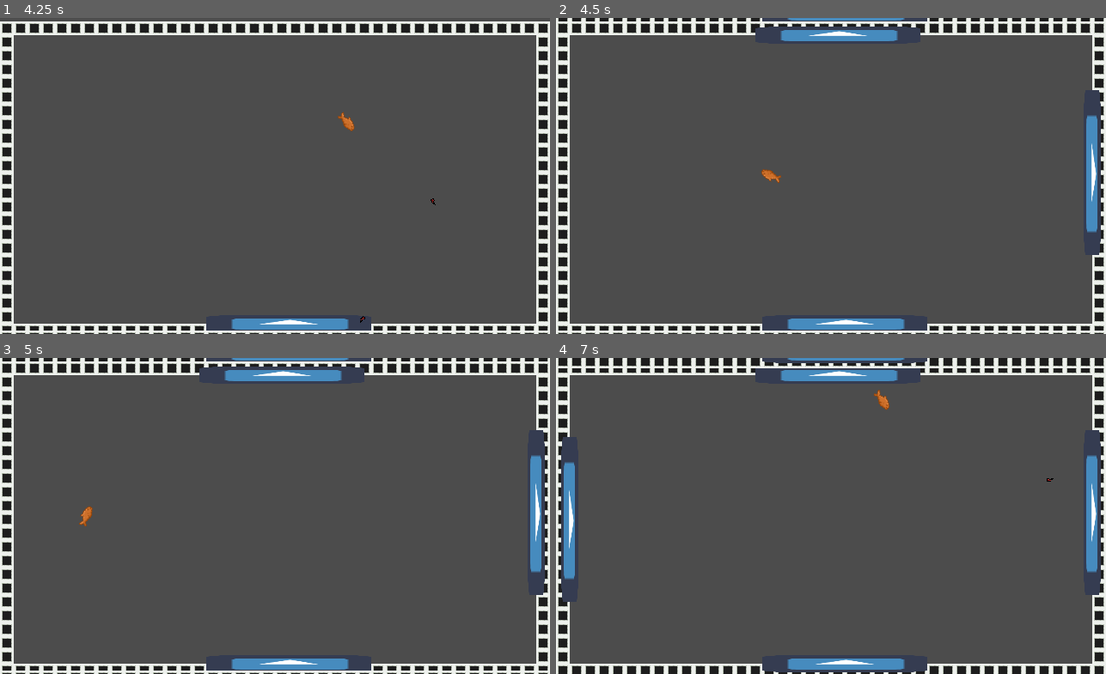
Above: before the commit, frames 1-4 (two rows, left to right).
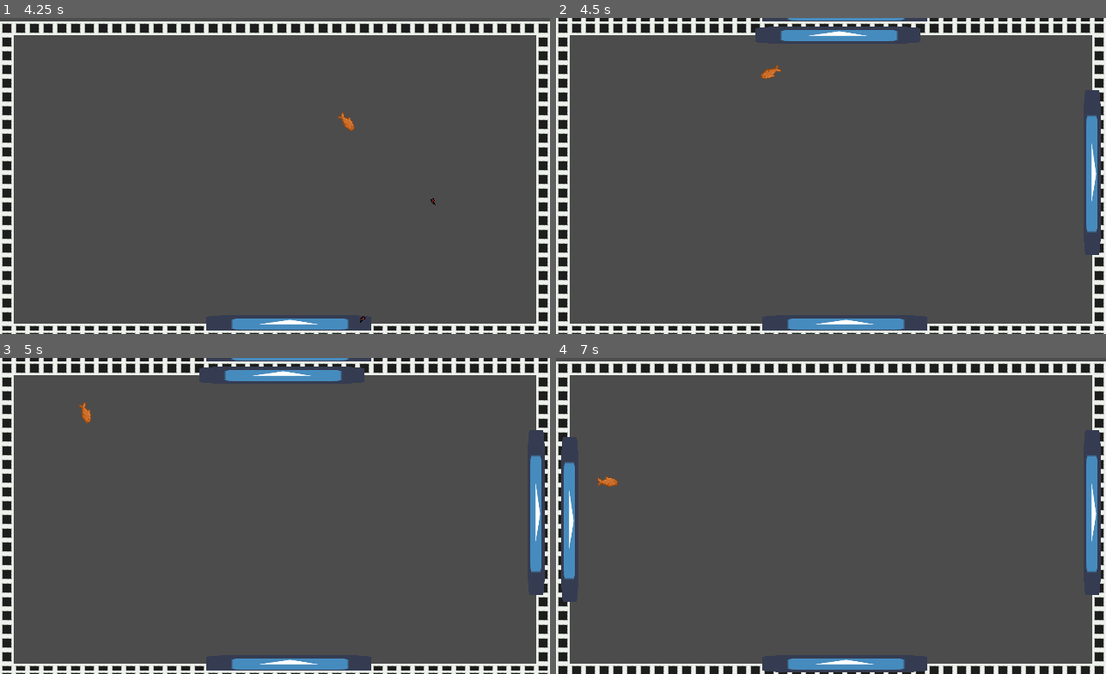
Above: after the commit, the same moments.

Repository: Geminimax/BugJam
Game: Godot game, scene res://Scenes/LevelManager.tscn
Two runs of this game, one before a commit and one after it. Both use one fixed random seed, a clock stepped at 60 frames per second and the inputs below. This scene is started directly instead of the project's main scene. The engine's default icon, where the game draws it, is replaced by a stand-in: a white triangle on a blue panel in a dark square.
Inputs (mouse positions are in pixels of both pictures, inside the frame that each line leads up to):
- Up to frame 1 (4.25 s): tap Enter at 0.5 s; move the mouse to (396, 160) at 0.52 s; press the mouse at (396, 160) at 0.53 s; hold D (move_right) 0.53-1.28 s; move the mouse to (165, 191) at 1.27 s; release the mouse at (165, 191) at 1.28 s; hold S (move_down) 1.28-2.03 s; click (165, 191) at 1.35 s; move the mouse to (330, 106) at 2.02 s; press the mouse at (330, 106) at 2.03 s; hold D (move_right) 2.03-2.78 s; move the mouse to (247, 239) at 2.77 s; release the mouse at (247, 239) at 2.78 s; hold W (move_up) 2.78-3.53 s; click (247, 239) at 2.85 s; move the mouse to (440, 223) at 3.52 s; press the mouse at (440, 223) at 3.53 s; hold A (move_left) from 3.53 s (still down)
- Up to frame 2 (4.5 s): keep holding A (move_left); move the mouse to (666, 128) at 4.27 s; release the mouse at (666, 128) at 4.28 s; click (666, 128) at 4.35 s
- Up to frame 3 (5 s): keep holding A (move_left)
- Up to frame 4 (7 s): move the mouse to (858, 516) at 5.02 s; release A (move_left) at 5.03 s; press the mouse at (858, 516) at 5.03 s; hold S (move_down) 5.03-5.78 s; move the mouse to (748, 437) at 5.77 s; release the mouse at (748, 437) at 5.78 s; hold D (move_right) 5.78-6.53 s; click (748, 437) at 5.85 s; move the mouse to (952, 500) at 6.52 s; press the mouse at (952, 500) at 6.53 s; hold W (move_up) from 6.53 s (still down)

Frame 1 is identical in both runs. In frame 2, 0.2% of the frame differs, in the area x 37-41%, y 14-53%; in frame 3, 0.2%; in frame 4, 3.3%, in the area x 0-100%, y 0-41%.

Commit message:
Fix player position when changing rooms

Diff:
--- a/Scenes/LevelManager.gd
+++ b/Scenes/LevelManager.gd
@@ -1,37 +1,47 @@
 extends Node2D
 
 var player_inst
-var player_position
-var player_offset = Vector2(320, 180)
+var current_room
 
 var room_size = Vector2(640, 360)
-
-var player_scene = load("res://Scenes/Player.tscn")
+const PositionOffset = {CENTER = Vector2(320, 180), NORTH = Vector2(320, 60), SOUTH = Vector2(320, 300), WEST = Vector2(60, 180), EAST = Vector2(580, 180)}
 
 onready var level_generator = $LevelGenerator
 onready var camera = $Camera2D
+
+var player_scene = load("res://Scenes/Player.tscn")
 
 func _ready():
 	randomize()
 	$LevelGenerator.generate()
 	$LevelGenerator.instantiate_rooms(room_size, self, 'on_room_exit')
+	current_room = level_generator.rooms[0]
 	instantiate_player()
-	set_camera_position(level_generator.rooms[0])
+	set_camera_position(current_room)
 
 func instantiate_player():
 	player_inst = player_scene.instance()
 	add_child(player_inst)
-	set_player_position(level_generator.rooms[0])
+	set_player_position(current_room, PositionOffset.CENTER)
 
-func set_player_position(room):
-	player_position = room
-	player_inst.body.global_position = Vector2(player_position.x * room_size.x, player_position.y * room_size.y) + player_offset
+func set_player_position(room, offset):
+	player_inst.body.global_position = Vector2(current_room.x * room_size.x, current_room.y * room_size.y) + offset
+	print(room, offset)
 
 func set_camera_position(room):
-	camera.global_position = Vector2(room.x * room_size.x, room.y * room_size.y) + player_offset
+	camera.global_position = Vector2(room.x * room_size.x, room.y * room_size.y) + PositionOffset.CENTER
 
 func on_room_exit(dir):
-	print(player_position)
-	set_player_position(player_position+dir)
-	print(player_position)
-	set_camera_position(player_position)
+	current_room += dir
+	set_camera_position(current_room)
+	match dir:
+		Vector2.UP:
+			set_player_position(current_room, PositionOffset.SOUTH)
+		Vector2.DOWN:
+			set_player_position(current_room, PositionOffset.NORTH)
+		Vector2.LEFT:
+			set_player_position(current_room, PositionOffset.EAST)
+		Vector2.RIGHT:
+			set_player_position(current_room, PositionOffset.WEST)
+		_:
+			set_player_position(current_room, PositionOffset.CENTER)
